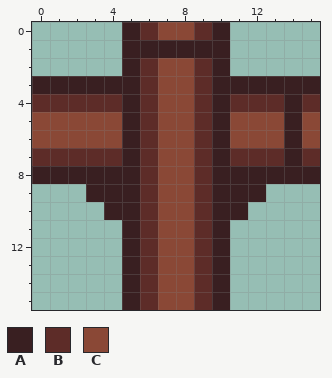
Pixel-art file: aseprite/wooden_fence.aseprite. Above: the version before the commit.
16x16 pixels, 1 frame.
Visible layers, top first: "down_left", "right_down", "up_left", "up_right", "up", "down", "up_down", "right", "left", "alone", "right_left".
Palette (. is transparent): A #391f21  B #5d2c28  C #8a4836
Pixels before, first column x 0:
 0 .....ABCCBA.....
 1 .....AAAAAA.....
 2 .....ABCCBA.....
 3 AAAAAABCCBAAAAAA
 4 BBBBBABCCBABBBAB
 5 CCCCCABCCBACCCAC
 6 CCCCCABCCBACCCAC
 7 BBBBBABCCBABBBAB
 8 AAAAAABCCBAAAAAA
 9 ...AAABCCBAAA...
10 ....AABCCBAA....
11 .....ABCCBA.....
12 .....ABCCBA.....
13 .....ABCCBA.....
14 .....ABCCBA.....
15 .....ABCCBA.....
After the commit:
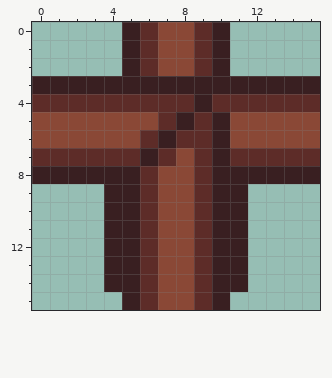
The commit says: Obsessing over the fence...
Edits made:
Layers "down_left", "right_down":
Colour A is added in rows 11 to 14 at x 4 and 11.
Colour A replaces colour B in row 3 at x 6 and 9; in row 4 at x 9; in row 7 at x 6.
Colour A replaces colour C in row 3 at x 7 to 8; in row 5 at x 8; in row 6 at x 7.
Colour B replaces colour A in row 1 at x 6 and 9; in row 4 at x 5, 10 and 14; in row 7 at x 5 and 14.
Colour B replaces colour C in row 4 at x 7 to 8; in row 5 at x 7; in row 6 at x 8; in row 7 at x 7.
Colour C replaces colour A in row 1 at x 7 to 8; in rows 5 to 6 at x 5 and 14.
Colour C replaces colour B in row 5 at x 6.
Colour A is removed in row 9 at x 3 and 12.
